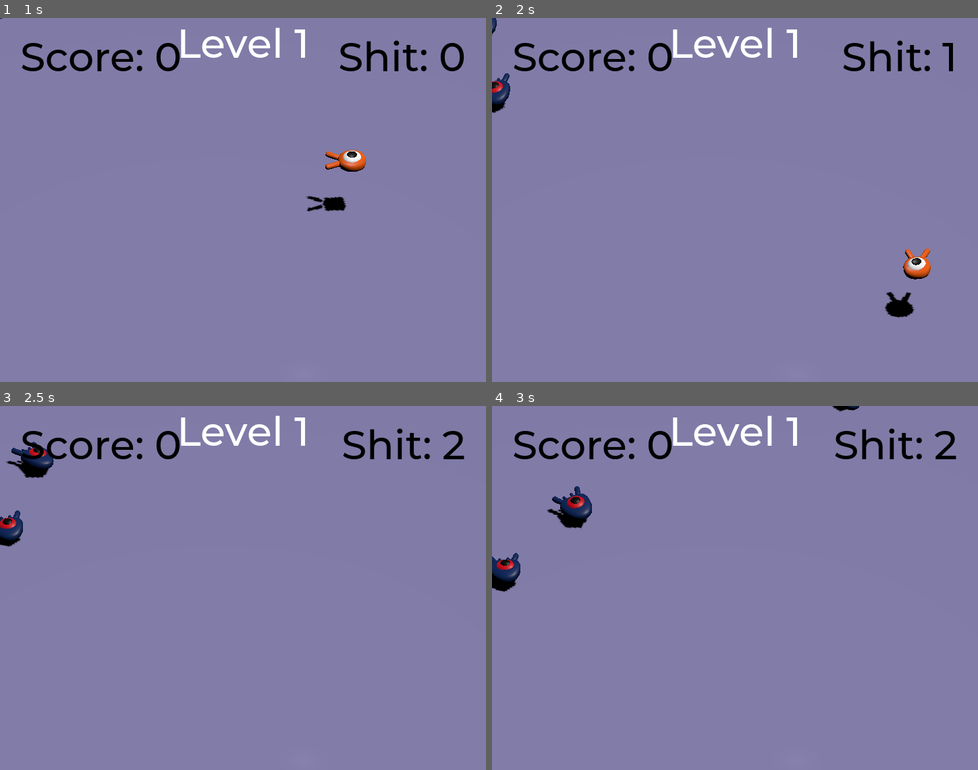
Above: before the commit, frames 1-4 (two rows, left to right).
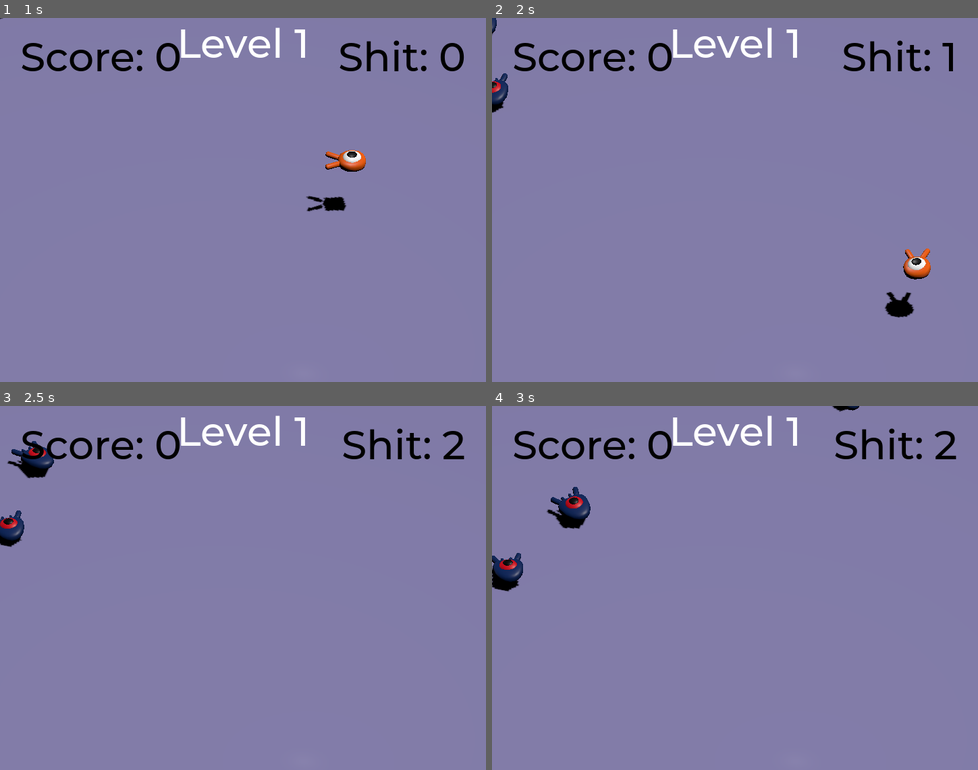
Above: after the commit, the same moments.

Repository: nilodude/squash_the_creeps_start_1.1.0
Game: Godot game, scene res://main.tscn
Two runs of this game, one before a commit and one after it. Both use one fixed random seed, a clock stepped at 60 frames per second and the inputs below.
Inputs:
- Up to frame 1 (1 s): tap Enter (ui_accept) at 0.5 s; hold D (move_right) from 0.53 s (still down); tap Space (jump) at 0.77 s
- Up to frame 2 (2 s): release D (move_right) at 1.28 s; hold S (move_back) from 1.28 s (still down); tap Space (jump) at 1.52 s
- Up to frame 3 (2.5 s): release S (move_back) at 2.03 s; hold D (move_right) from 2.03 s (still down)
- Up to frame 4 (3 s): release D (move_right) at 2.78 s; hold W (move_forward) from 2.78 s (still down)

Frame 1 is identical in both runs. In frame 2, 0.1% of the frame differs, in the area x 0-4%, y 15-27%; in frame 3, 0.1%; in frame 4, 0.5%, in the area x 0-21%, y 22-52%.

Commit message:
slight improve mob animation

Diff:
--- a/mob.tscn
+++ b/mob.tscn
@@ -20,7 +20,7 @@
 "times": PackedFloat32Array(0.2, 0.8, 1.2, 1.4, 2, 2.4),
 "transitions": PackedFloat32Array(1, 1, 1, 1, 1, 1),
 "update": 0,
-"values": [Vector3(0, 0.19, 0), Vector3(0, 0.55, 0), Vector3(0, 0.35, 0), Vector3(0, 0.19, 0), Vector3(0, 0.55, 0), Vector3(0, 0.35, 0)]
+"values": [Vector3(0, 0.19, 0), Vector3(0, 0.55, 0), Vector3(0.2, 0.35, 0), Vector3(0, 0.19, 0), Vector3(-0.2, 0.55, 0), Vector3(0, 0.35, 0)]
 }
 tracks/1/type = "value"
 tracks/1/imported = false
@@ -32,7 +32,7 @@
 "times": PackedFloat32Array(0.2, 0.6, 1, 1.2, 1.4, 1.8, 2.2, 2.4),
 "transitions": PackedFloat32Array(1, 1.18921, 1, 1, 1, 1.18921, 1, 1),
 "update": 0,
-"values": [Vector3(-0.0610865, -0.174533, 0), Vector3(0.0750492, 0.174533, 0.174533), Vector3(-0.0174533, -0.0349066, -0.150098), Vector3(-0.0349066, -0.174533, -0.139626), Vector3(0, 0, -0.113446), Vector3(0.1 …(115 unchanged characters)…
+"values": [Vector3(-0.0610865, -0.174533, 0), Vector3(0.0750492, 0.174533, 0.0698132), Vector3(-0.0174533, -0.0349066, -0.150098), Vector3(-0.0349066, -0.174533, -0.150098), Vector3(0, 0, -0.113446), Vector3(0.1 …(115 unchanged characters)…
 }
 
 [sub_resource type="AnimationLibrary" id="AnimationLibrary_0fnqf"]
@@ -48,7 +48,7 @@
 [node name="Pivot" type="Node3D" parent="."]
 
 [node name="Character" parent="Pivot" instance=ExtResource("1_v36lp")]
-transform = Transform3D(0.973201, -0.161777, 0.163424, 0.175317, 0.981872, -0.0720483, -0.148805, 0.0987685, 0.983922, 0, 0.411598, 0)
+transform = Transform3D(0.986042, 0.155175, -0.0603506, -0.154103, 0.987808, 0.022067, 0.0630391, -0.0124588, 0.997933, 0.165225, 0.462545, 0)
 
 [node name="CollisionShape3D" type="CollisionShape3D" parent="."]
 transform = Transform3D(1, 0, 0, 0, 1, 0, 0, 0, 1, 0, 0.335872, 0)
